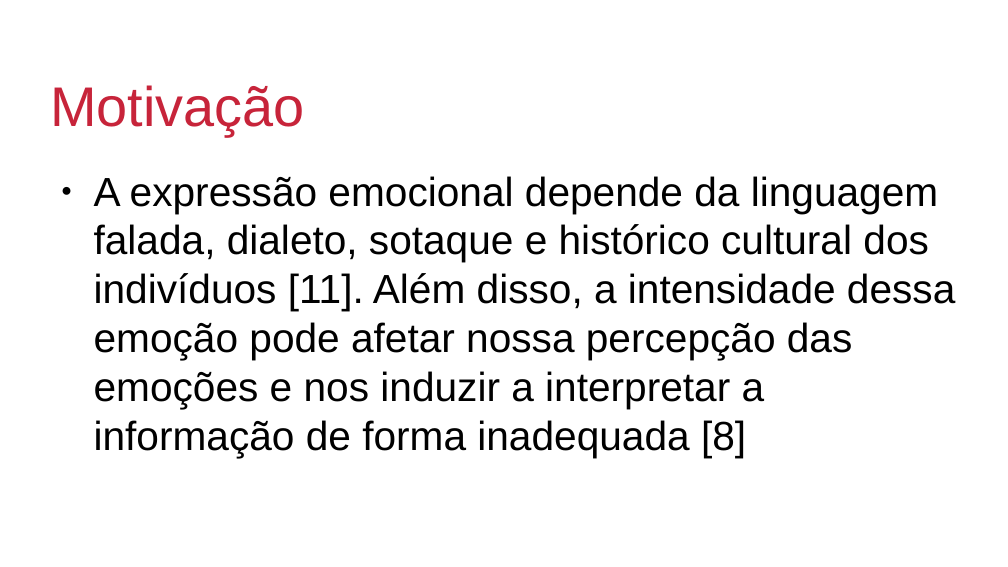
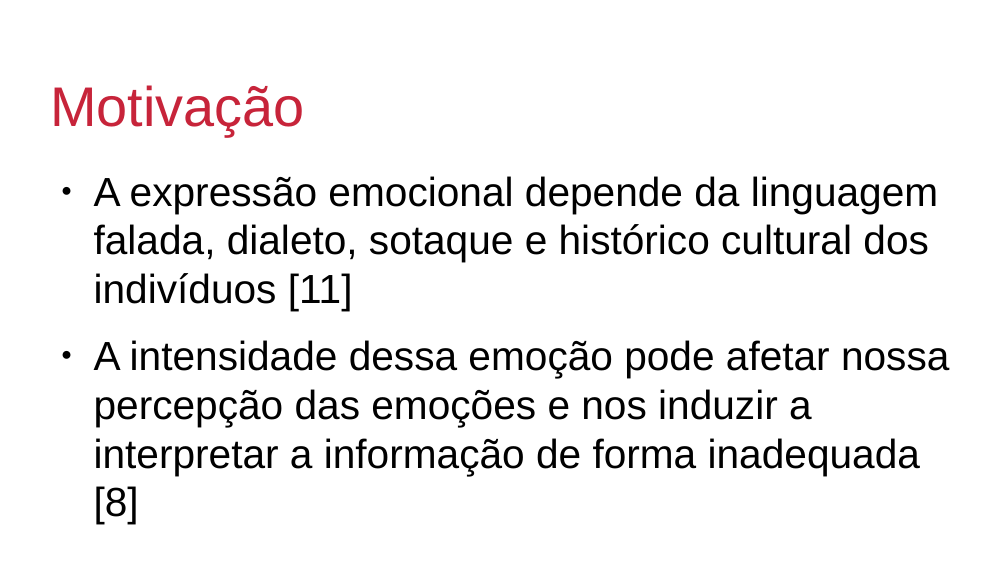
Before and after one commit to htbrandao/ppgi, a slide deck: slide 5 of pesquisa/qualificacao/etc/apresentacao.odp (slide 3 before the commit). Drawn at 1008x567 pixels with LibreOffice and Linux fonts; fonts in the diff are those of the drawing; background and template pictures are left out. Boxes give left, top, right and bottom in pixels: in the first picture for what was removed or moved away, otherwise in the second. Text is boxed around its words. In the diff, an @@ line names an element or a change of style, - is before the commit and + after.

```diff
--- a/pesquisa/qualificacao/etc/apresentacao.odp
+++ b/pesquisa/qualificacao/etc/apresentacao.odp
@@ text at box(94, 176, 949, 524): text changed @@
-● A expressão emocional depende da linguagem falada, dialeto, sotaque e histórico cultural dos indivíduos [11]. Além disso, a intensidade dessa emoção pode afetar nossa percepção das emoções e nos induzir a interpretar a informação de forma inadequada [8]
+● A expressão emocional depende da linguagem falada, dialeto, sotaque e histórico cultural dos indivíduos [11]
+● A intensidade dessa emoção pode afetar nossa percepção das emoções e nos induzir a interpretar a informação de forma inadequada [8]
```
Also in this commit, not shown: 1 other slide changed, 2 slides added, 2 other files.
